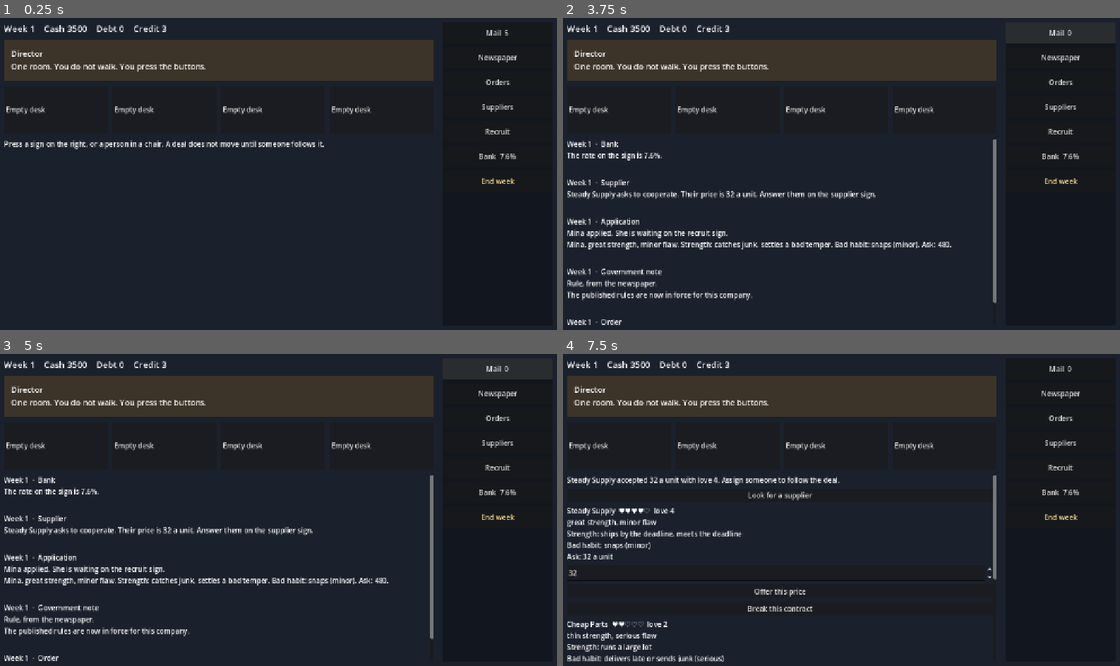
Above: before the commit, frames 1-4 (two rows, left to right).
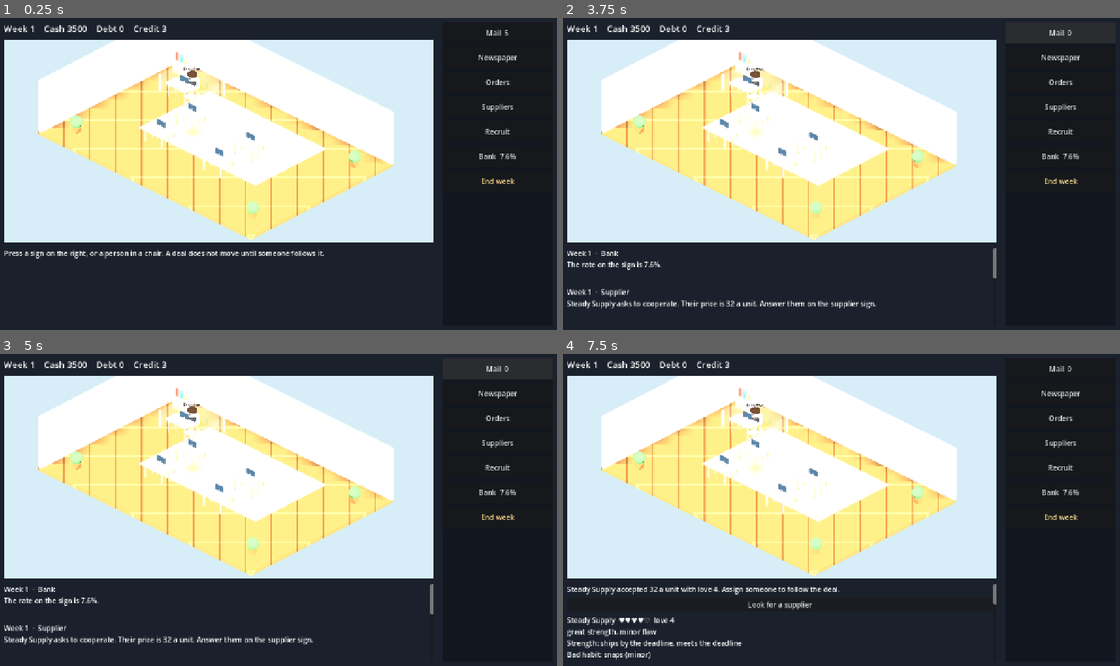
Above: after the commit, the same moments.

Repository: thomakhy025-code/u-r-fired
Game: Godot game, scene res://scenes/main.tscn
Two runs of this game, one before a commit and one after it. Both use one fixed random seed, a clock stepped at 60 frames per second and the inputs below.
Inputs (mouse positions are in pixels of both pictures, inside the frame that each line leads up to):
- Up to frame 1 (0.25 s): no input
- Up to frame 2 (3.75 s): click (618, 108) at 0.5 s, where only the run before the commit has a clickable "Empty desk"; click (730, 108) at 1.25 s, where only the run before the commit has a clickable "Empty desk"; click (835, 108) at 2 s, where only the run before the commit has a clickable "Empty desk"; click (947, 108) at 2.75 s, where only the run before the commit has a clickable "Empty desk"; click "Mail 5" at 3.5 s
- Up to frame 3 (5 s): click "Mail 0" at 4.25 s
- Up to frame 4 (7.5 s): click "Newspaper" at 5 s; click "Orders" at 5.75 s; click "Suppliers" at 6.5 s; click "Accept their price" at 7.25 s

The runs differ from the first frame. In frame 1, 51% of the frame differs, in the area x 0-78%, y 7-78%; in frame 2, 53%; in frame 3, 53%, in the area x 0-78%, y 7-99%; in frame 4, 53%.

Commit message:
Replace the flat desks with a cutaway office where people sit and work.
Co-authored-by: Cursor <cursoragent@cursor.com>

Diff:
--- a/scenes/main.gd
+++ b/scenes/main.gd
@@ -6,7 +6,7 @@
 
 var state: GameState
 var header: Label
-var desk_buttons: Array = []
+var office_view: OfficeView
 var panel: VBoxContainer
 var mail_button: Button
 var bank_button: Button
@@ -51,30 +51,10 @@
 	header.add_theme_font_size_override("font_size", 20)
 	office_box.add_child(header)
 
-	var room := ColorRect.new()
-	room.custom_minimum_size = Vector2(0, 92)
-	room.color = Color("3c3428")
-	office_box.add_child(room)
-	var room_label := Label.new()
-	room_label.text = "Director\nOne room. You do not walk. You press the buttons."
-	room_label.position = Vector2(16, 18)
-	room_label.add_theme_font_size_override("font_size", 18)
-	room.add_child(room_label)
-
-	var desks := HBoxContainer.new()
-	desks.add_theme_constant_override("separation", 10)
-	office_box.add_child(desks)
-	for seat in GameState.SEAT_COUNT:
-		var button := Button.new()
-		button.custom_minimum_size = Vector2(180, 108)
-		button.size_flags_horizontal = Control.SIZE_EXPAND_FILL
-		button.alignment = HORIZONTAL_ALIGNMENT_LEFT
-		var seat_index: int = seat
-		button.pressed.connect(func() -> void:
-			_press_seat(seat_index)
-		)
-		desks.add_child(button)
-		desk_buttons.append(button)
+	office_view = OfficeView.new()
+	office_view.seat_pressed.connect(_press_seat)
+	office_box.add_child(office_view)
+	office_view.bind_game(state)
 
 	var scroll := ScrollContainer.new()
 	scroll.size_flags_vertical = Control.SIZE_EXPAND_FILL
@@ -127,6 +107,11 @@
 
 
 func _press_seat(seat: int) -> void:
+	if seat < 0:
+		status = "The director stays in the private room. The company moves when you press the signs."
+		view = "home"
+		_show_view()
+		return
 	for hired in state.hired_people():
 		if hired.seat == seat:
 			view = "person:" + hired.id
@@ -142,17 +127,7 @@
 		header.text += "\n" + state.loss_reason
 	elif state.season_held:
 		header.text += "\nThe season holds."
-	for seat in desk_buttons.size():
-		var button: Button = desk_buttons[seat]
-		var sitting := false
-		for hired in state.hired_people():
-			if hired.seat != seat:
-				continue
-			var status := "Training" if hired.training else "At the desk"
-			button.text = "%s\n%s  love %d\n%s\n%s" % [hired.display_name, state.hearts(hired.love), hired.love, hired.balance, status]
-			sitting = true
-		if not sitting:
-			button.text = "Empty desk"
+	office_view.sync_staff()
 	mail_button.text = "Mail  %d" % state.unread_count()
 	bank_button.text = "Bank  %s" % state.rate_text()
 	end_button.disabled = state.lost
--- /dev/null
+++ b/scenes/office_view.gd
@@ -0,0 +1,371 @@
+class_name OfficeView
+extends SubViewportContainer
+
+## Cutaway office. People are simple 3D figures who sit and work.
+
+signal seat_pressed(seat: int)
+
+const STAFF := {
+	"mina": {"shirt": Color("2a9d8f"), "hair": Color("241c18"), "skin": Color("f3c7a8")},
+	"june": {"shirt": Color("3d5a80"), "hair": Color("6d4030"), "skin": Color("f6d3b8")},
+	"otto": {"shirt": Color("e07a3d"), "hair": Color("d7b072"), "skin": Color("efc09a")},
+	"ben": {"shirt": Color("c4495a"), "hair": Color("2c2622"), "skin": Color("e8b898")},
+}
+
+var viewport: SubViewport
+var camera: Camera3D
+var game: GameState
+var workers := {}
+var director: Node3D
+var clock := 0.0
+
+
+func _ready() -> void:
+	stretch = true
+	mouse_filter = Control.MOUSE_FILTER_STOP
+	custom_minimum_size = Vector2(0, 460)
+	size_flags_vertical = Control.SIZE_EXPAND_FILL
+	viewport = SubViewport.new()
+	viewport.own_world_3d = true
+	viewport.transparent_bg = false
+	viewport.handle_input_locally = false
+	viewport.render_target_update_mode = SubViewport.UPDATE_ALWAYS
+	viewport.msaa_3d = Viewport.MSAA_2X
+	add_child(viewport)
+	_build_world()
+	call_deferred("_fit")
+
+
+func _notification(what: int) -> void:
+	if what == NOTIFICATION_RESIZED:
+		_fit()
+
+
+func _fit() -> void:
+	if viewport == null:
+		return
+	var next := Vector2i(maxi(int(size.x), 2), maxi(int(size.y), 2))
+	if viewport.size != next:
+		viewport.size = next
+
+
+func bind_game(next: GameState) -> void:
+	game = next
+	sync_staff()
+
+
+func sync_staff() -> void:
+	if game == null:
+		return
+	for id in STAFF.keys():
+		var hired := false
+		for person in game.hired_people():
+			if person.id == id:
+				hired = true
+				_show_worker(id, person)
+		if not hired and workers.has(id):
+			(workers[id] as Node3D).visible = false
+
+
+func _gui_input(event: InputEvent) -> void:
+	if game == null or camera == null:
+		return
+	if not (event is InputEventMouseButton):
+		return
+	var click := event as InputEventMouseButton
+	if not click.pressed or click.button_index != MOUSE_BUTTON_LEFT:
+		return
+	var mouse := click.position * Vector2(viewport.size) / Vector2(maxi(size.x, 1.0), maxi(size.y, 1.0))
+	var best := -999
+	var best_distance := 64.0
+	var points := {"director": camera.unproject_position(director.global_position + Vector3(0, 1.0, 0))}
+	for id in workers.keys():
+		var body: Node3D = workers[id]
+		if not body.visible:
+			continue
+		points[id] = camera.unproject_position(body.global_position + Vector3(0, 1.0, 0))
+	for key in points.keys():
+		var distance: float = (points[key] as Vector2).distance_to(mouse)
+		if distance < best_distance:
+			best_distance = distance
+			if key == "director":
+				best = -1
+			else:
+				best = game.person(str(key)).seat
+	if best != -999:
+		seat_pressed.emit(best)
+		accept_event()
+
+
+func _process(delta: float) -> void:
+	clock += delta
+	if director != null:
+		director.position.y = sin(clock * 1.6) * 0.015
+	if game == null:
+		return
+	for person in game.hired_people():
+		if not workers.has(person.id):
+			continue
+		var body: Node3D = workers[person.id]
+		var arms: Node3D = body.get_node("Arms")
+		var book: Node3D = body.get_node("Book")
+		if person.training:
+			book.visible = true
+			arms.rotation.x = sin(clock * 1.4) * 0.08
+		else:
+			book.visible = false
+			var pace := 0.7 + game.heart_scale(person.love) * 1.8 + float(person.base_pace) * 0.15
+			arms.rotation.x = sin(clock * 7.0 * pace + float(person.seat)) * 0.28
+		var label: Label3D = body.get_node("Name")
+		label.text = "%s\n%s" % [person.display_name, game.hearts(person.love)]
+
+
+func _build_world() -> void:
+	var root := Node3D.new()
+	viewport.add_child(root)
+	var env := WorldEnvironment.new()
+	var world := Environment.new()
+	world.background_mode = Environment.BG_COLOR
+	world.background_color = Color("d7eef8")
+	world.ambient_light_source = Environment.AMBIENT_SOURCE_COLOR
+	world.ambient_light_color = Color("fff6ea")
+	world.ambient_light_energy = 0.85
+	env.environment = world
+	root.add_child(env)
+	var sun := DirectionalLight3D.new()
+	sun.rotation_degrees = Vector3(-48, 38, 0)
+	sun.light_color = Color("fff4dd")
+	sun.light_energy = 1.15
+	sun.shadow_enabled = true
+	root.add_child(sun)
+	camera = Camera3D.new()
+	camera.projection = Camera3D.PROJECTION_ORTHOGONAL
+	camera.size = 9.2
+	camera.look_at_from_position(Vector3(9.5, 8.2, 9.5), Vector3(0.2, 0.4, 0.0))
+	root.add_child(camera)
+
+	_box(root, Vector3(0, -0.08, 0), Vector3(13.5, 0.16, 9.2), _wood())
+	_box(root, Vector3(0, 0.01, -1.1), Vector3(7.4, 0.04, 4.6), _paint(Color("f6c7a1")))
+	_box(root, Vector3(0, 1.35, -4.55), Vector3(13.5, 2.7, 0.18), _paint(Color("f7f1e8")))
+	_box(root, Vector3(-6.65, 1.35, 0), Vector3(0.18, 2.7, 9.2), _paint(Color("f4ebe3")))
+	_box(root, Vector3(2.2, 1.7, -4.42), Vector3(3.2, 1.5, 0.08), _paint(Color("9fd4ee")))
+	_box(root, Vector3(2.2, 2.55, -4.42), Vector3(3.4, 0.12, 0.12), _paint(Color("f4f7fb")))
+	_box(root, Vector3(2.2, 0.95, -4.42), Vector3(3.4, 0.12, 0.12), _paint(Color("f4f7fb")))
+	_plant(root, Vector3(5.6, 0, 3.3))
+	_plant(root, Vector3(-5.5, 0, 3.4))
+	_plant(root, Vector3(5.7, 0, -3.2))
+	_shelf(root, Vector3(-5.6, 0, -3.6))
+	_lamp(root, Vector3(-1.2, 2.35, 0.4))
+	_lamp(root, Vector3(2.6, 2.35, 0.4))
+
+	var director_seat := Vector3(-4.15, 0, -2.7)
+	_glass_room(root, director_seat)
+	_place_worker(root, director_seat)
+	director = _worker(root, Color("2f3544"), Color("3a2a22"), Color("f1c7a3"), "Director")
+	director.position = director_seat
+
+	var spots := [
+		Vector3(-2.15, 0, 0.85),
+		Vector3(1.55, 0, 0.85),
+		Vector3(-2.15, 0, -1.15),
+		Vector3(1.55, 0, -1.15),
+	]
+	var ids := ["mina", "june", "otto", "ben"]
+	for i in spots.size():
+		_place_worker(root, spots[i])
+		var look: Dictionary = STAFF[ids[i]]
+		var person := _worker(root, look["shirt"] as Color, look["hair"] as Color, look["skin"] as Color, "")
+		person.position = spots[i]
+		person.visible = false
+		workers[ids[i]] = person
+	sync_staff()
+
+
+func _show_worker(id: String, person: GameState.Person) -> void:
+	var body: Node3D = workers[id]
+	body.visible = true
+	var label: Label3D = body.get_node("Name")
+	label.text = "%s\n%s" % [person.display_name, game.hearts(person.love)]
+
+
+func _place_worker(parent: Node3D, seat: Vector3) -> void:
+	_chair(parent, seat)
+	_workstation(parent, seat + Vector3(0, 0, 0.72))
+
+
+func _chair(parent: Node3D, at: Vector3) -> void:
+	_box(parent, at + Vector3(0, 0.32, -0.02), Vector3(0.46, 0.08, 0.46), _paint(Color("e7d3b4")))
+	_box(parent, at + Vector3(0, 0.58, -0.22), Vector3(0.46, 0.42, 0.08), _paint(Color("efe2cf")))
+	for x in [-0.18, 0.18]:
+		_box(parent, at + Vector3(x, 0.16, 0.16), Vector3(0.06, 0.32, 0.06), _paint(Color("c9a077")))
+		_box(parent, at + Vector3(x, 0.16, -0.16), Vector3(0.06, 0.32, 0.06), _paint(Color("c9a077")))
+
+
+func _workstation(parent: Node3D, at: Vector3) -> void:
+	var desk := Node3D.new()
+	desk.position = at
+	parent.add_child(desk)
+	_box(desk, Vector3(0, 0.74, 0), Vector3(1.28, 0.08, 0.68), _paint(Color("fffaf4")))
+	for x in [-0.52, 0.52]:
+		for z in [-0.24, 0.24]:
+			_box(desk, Vector3(x, 0.36, z), Vector3(0.07, 0.72, 0.07), _paint(Color("d8b48a")))
+	var screen := _box(desk, Vector3(0, 0.94, -0.24), Vector3(0.48, 0.26, 0.04), _paint(Color("243246")))
+	var glow: StandardMaterial3D = screen.material_override
+	glow.emission_enabled = true
+	glow.emission = Color("8fd6ff")
+	glow.emission_energy_multiplier = 0.35
+	_box(desk, Vector3(0, 0.82, -0.24), Vector3(0.08, 0.12, 0.05), _paint(Color("d9c3a6")))
+	_box(desk, Vector3(0, 0.79, 0.08), Vector3(0.28, 0.02, 0.12), _paint(Color("d7dde6")))
+	_box(desk, Vector3(0.36, 0.79, 0.02), Vector3(0.16, 0.02, 0.2), _paint(Color("f7fbfc")))
+	_box(desk, Vector3(-0.38, 0.8, 0.04), Vector3(0.14, 0.035, 0.18), _paint(Color("f2d7b5")))
+	var mug := MeshInstance3D.new()
+	var cup := CylinderMesh.new()
+	cup.top_radius = 0.05
+	cup.bottom_radius = 0.045
+	cup.height = 0.09
+	mug.mesh = cup
+	mug.position = Vector3(0.46, 0.84, 0.16)
+	mug.material_override = _paint(Color("f4f7fb"))
+	desk.add_child(mug)
+
+
+func _glass_room(parent: Node3D, at: Vector3) -> void:
+	var glass := _paint(Color("d5f3ef"))
+	glass.transparency = BaseMaterial3D.TRANSPARENCY_ALPHA
+	glass.albedo_color = Color(0.78, 0.94, 0.92, 0.28)
+	var trim := _paint(Color("f7f1e8"))
+	_box(parent, at + Vector3(0, 0.42, -0.85), Vector3(2.5, 0.84, 0.06), glass)
+	_box(parent, at + Vector3(-1.22, 0.42, 0.15), Vector3(0.06, 0.84, 1.35), glass)
+	_box(parent, at + Vector3(1.22, 0.42, 0.15), Vector3(0.06, 0.84, 1.35), glass)
+	_box(parent, at + Vector3(0, 0.86, -0.85), Vector3(2.55, 0.08, 0.08), trim)
+	for corner in [Vector3(-1.22, 0.42, -0.85), Vector3(1.22, 0.42, -0.85), Vector3(-1.22, 0.42, 0.82), Vector3(1.22, 0.42, 0.82)]:
+		_box(parent, at + corner, Vector3(0.1, 0.9, 0.1), trim)
+
+
+func _worker(parent: Node3D, shirt: Color, hair: Color, skin: Color, title: String) -> Node3D:
+	var person := Node3D.new()
+	parent.add_child(person)
+	var body := MeshInstance3D.new()
+	var capsule := CapsuleMesh.new()
+	capsule.radius = 0.18
+	capsule.height = 0.4
+	body.mesh = capsule
+	body.position = Vector3(0, 0.52, 0)
+	body.material_override = _paint(shirt)
+	person.add_child(body)
+	var head := MeshInstance3D.new()
+	var sphere := SphereMesh.new()
+	sphere.radius = 0.23
+	sphere.height = 0.46
+	head.mesh = sphere
+	head.position = Vector3(0, 0.86, 0)
+	head.material_override = _paint(skin)
+	person.add_child(head)
+	var hair_mesh := MeshInstance3D.new()
+	var hair_sphere := SphereMesh.new()
+	hair_sphere.radius = 0.24
+	hair_sphere.height = 0.3
+	hair_mesh.mesh = hair_sphere
+	hair_mesh.position = Vector3(0, 0.98, -0.03)
+	hair_mesh.material_override = _paint(hair)
+	person.add_child(hair_mesh)
+	for side in [-1.0, 1.0]:
+		var eye := MeshInstance3D.new()
+		var dot := SphereMesh.new()
+		dot.radius = 0.028
+		dot.height = 0.056
+		eye.mesh = dot
+		eye.position = Vector3(0.08 * side, 0.88, 0.19)
+		eye.material_override = _paint(Color("2b241c"))
+		person.add_child(eye)
+	var arms := Node3D.new()
+	arms.name = "Arms"
+	arms.position = Vector3(0, 0.62, 0.1)
+	person.add_child(arms)
+	for side in [-1.0, 1.0]:
+		var arm := MeshInstance3D.new()
+		var limb := CapsuleMesh.new()
+		limb.radius = 0.05
+		limb.height = 0.28
+		arm.mesh = limb
+		arm.position = Vector3(0.24 * side, -0.08, 0.08)
+		arm.rotation_degrees.x = 70
+		arm.material_override = _paint(shirt)
+		arms.add_child(arm)
+	var book := MeshInstance3D.new()
+	book.name = "Book"
+	var pages := BoxMesh.new()
+	pages.size = Vector3(0.22, 0.05, 0.16)
+	book.mesh = pages
+	book.position = Vector3(0, 0.7, 0.3)
+	book.material_override = _paint(Color("f4efe4"))
+	book.visible = false
+	person.add_child(book)
+	var label := Label3D.new()
+	label.name = "Name"
+	label.text = title
+	label.position = Vector3(0, 1.28, 0)
+	label.billboard = BaseMaterial3D.BILLBOARD_ENABLED
+	label.font_size = 42
+	label.pixel_size = 0.0045
+	label.modulate = Color("2c261f")
+	label.outline_size = 10
+	label.outline_modulate = Color("fffaf3")
+	label.no_depth_test = true
+	person.add_child(label)
+	return person
+
+
+func _plant(parent: Node3D, at: Vector3) -> void:
+	_box(parent, at + Vector3(0, 0.16, 0), Vector3(0.28, 0.32, 0.28), _paint(Color("e07a4c")))
+	var puff := MeshInstance3D.new()
+	var ball := SphereMesh.new()
+	ball.radius = 0.28
+	ball.height = 0.56
+	puff.mesh = ball
+	puff.position = at + Vector3(0, 0.52, 0)
+	puff.material_override = _paint(Color("67b96a"))
+	parent.add_child(puff)
+
+
+func _shelf(parent: Node3D, at: Vector3) -> void:
+	_box(parent, at + Vector3(0, 0.7, 0), Vector3(1.1, 1.4, 0.28), _paint(Color("e6c89a")))
+	_box(parent, at + Vector3(-0.22, 0.95, 0.08), Vector3(0.16, 0.42, 0.12), _paint(Color("d4574e")))
+	_box(parent, at + Vector3(0.05, 0.95, 0.08), Vector3(0.16, 0.42, 0.12), _paint(Color("3d8f86")))
+	_box(parent, at + Vector3(0.3, 0.88, 0.08), Vector3(0.14, 0.28, 0.12), _paint(Color("e0b15a")))
+
+
+func _lamp(parent: Node3D, at: Vector3) -> void:
+	var shade := _paint(Color("ffe7a3"))
+	shade.emission_enabled = true
+	shade.emission = Color("ffd98a")
+	shade.emission_energy_multiplier = 0.25
+	_box(parent, at, Vector3(0.42, 0.06, 0.42), shade)
+
+
+func _box(parent: Node3D, at: Vector3, extents: Vector3, material: Material) -> MeshInstance3D:
+	var mesh_instance := MeshInstance3D.new()
+	var box := BoxMesh.new()
+	box.size = extents
+	mesh_instance.mesh = box
+	mesh_instance.position = at
+	mesh_instance.material_override = material
+	parent.add_child(mesh_instance)
+	return mesh_instance
+
+
+func _paint(color: Color) -> StandardMaterial3D:
+	var material := StandardMaterial3D.new()
+	material.albedo_color = color
+	material.roughness = 0.72
+	material.diffuse_mode = BaseMaterial3D.DIFFUSE_TOON
+	material.specular_mode = BaseMaterial3D.SPECULAR_TOON
+	return material
+
+
+func _wood() -> ShaderMaterial:
+	var shader := Shader.new()
+	shader.code = "shader_type spatial; render_mode diffuse_toon, specular_toon; void fragment() { vec3 world = (MODEL_MATRIX * vec4(VERTEX, 1.0)).xyz; float band = fract(world.x * 0.85); float seam = step(0.06, band); float end_grain = step(0.94, fract(world.z * 0.45)); vec3 plank = mix(vec3(0.62, 0.42, 0.24), vec3(0.84, 0.64, 0.40), seam); ALBEDO = mix(plank * 0.78, plank, end_grain); }"
+	var material := ShaderMaterial.new()
+	material.shader = shader
+	return material
Not shown, changed: export_presets.cfg
Not shown, added: scenes/office_view.gd.uid
Not shown, changed: docs/index.pck
